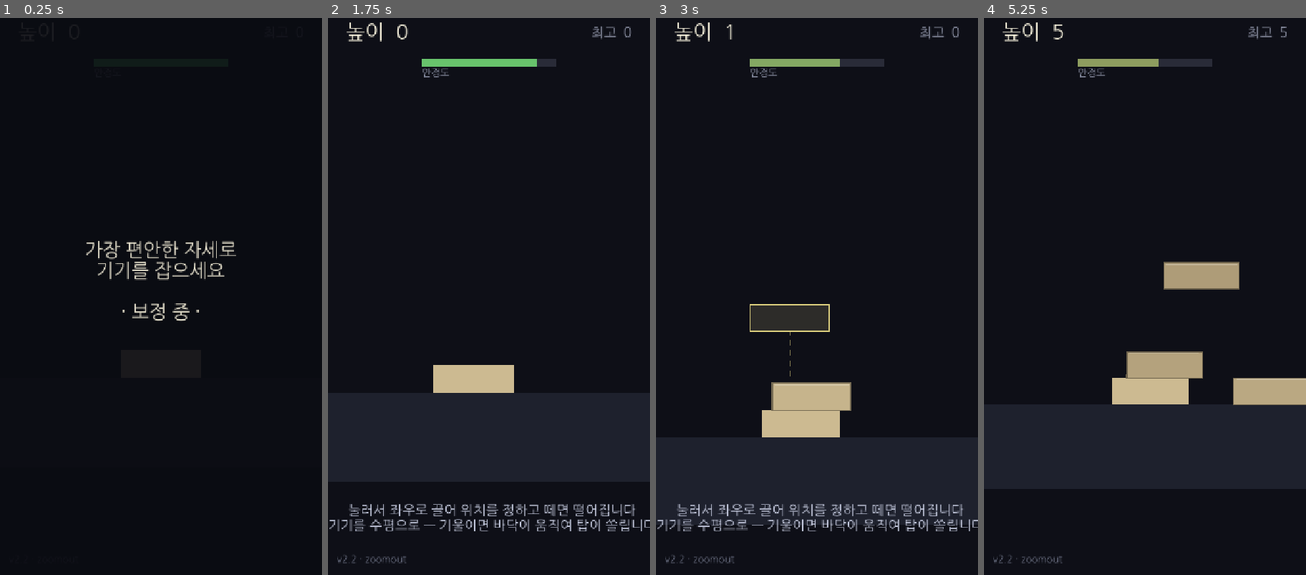
Above: before the commit, frames 1-4 (left to right).
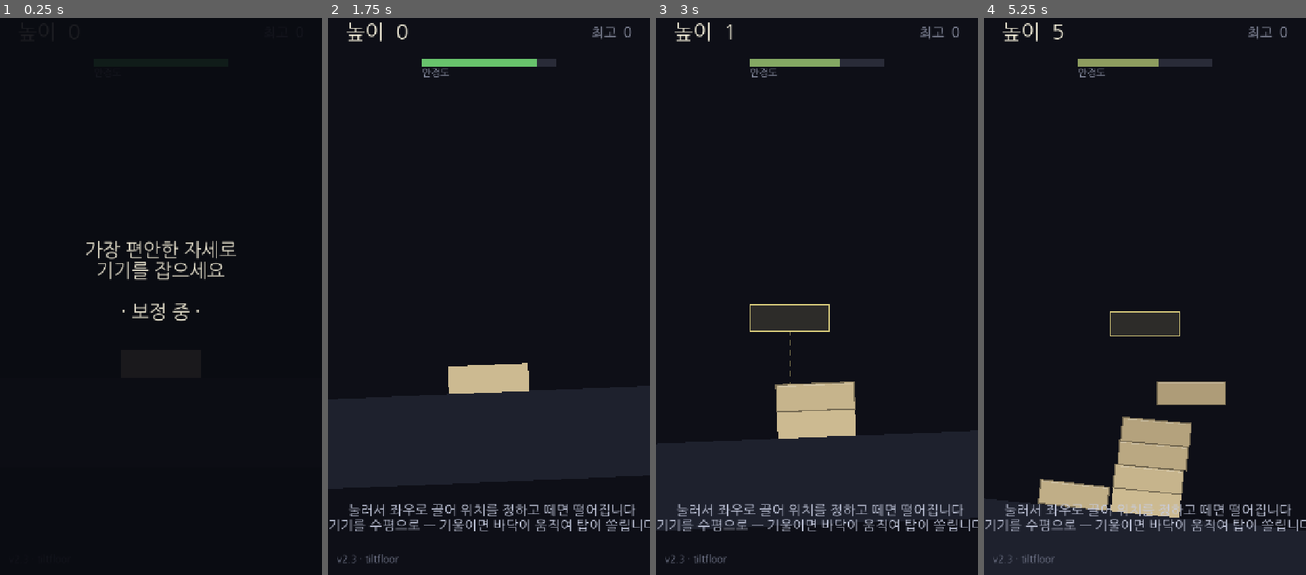
Above: after the commit, the same moments.

Repository: jungrok5/babel-tower
Game: Godot game, scene res://scenes/Main.tscn
Same seed, same stepped clock (60 frames per second), same inputs: the game is played once before the commit and once after it.
Inputs (mouse positions are in pixels of both pictures, inside the frame that each line leads up to):
- Up to frame 1 (0.25 s): no input
- Up to frame 2 (1.75 s): tap Enter at 0.5 s; move the mouse to (559, 257) at 0.52 s; click (559, 257) at 0.67 s; tap Space at 0.77, 1.25 s; drag from (424, 318) to (472, 402) at 1.27 s
- Up to frame 3 (3 s): move the mouse to (849, 162) at 2.02 s; click (849, 162) at 2.17 s; drag from (800, 402) to (720, 201) at 2.77 s
- Up to frame 4 (5.25 s): move the mouse to (1241, 374) at 3.52 s; click (1241, 374) at 3.67 s; tap Space at 3.77 s; drag from (1048, 201) to (1096, 146) at 4.27 s; move the mouse to (1161, 290) at 5.02 s; click (1161, 290) at 5.17 s

The runs differ from the first frame. In frame 2, 0.6% of the frame differs, in the area x 7-63%, y 61-98%; in frame 3, 0.9%; in frame 4, 12%, in the area x 0-100%, y 1-98%.

Commit message:
feat(v2.3): tilt-the-floor physics + fix floating blocks
사용자 통찰 반영: 나무 사각 블록은 미끄러지는 게 아니라, 자이로로 바닥(판자)이
경사지면 그 경사 때문에 위 블록이 넘어져야 한다. 바닥을 평행이동에서 '회전(경사)'로
변경 — AnimatableBody2D를 토대 중심 피벗에서 기울인다. 마찰 1.0(안 미끄러짐).

붕 뜸(블록 간 틈) 수정: 잔떨림 줄이려 올렸던 sleep 임계값이 블록을 완전 안착 전에
재워 틈을 남겼다 → 기본값으로 되돌림.

테스트: 수평 떨림/붕뜸(gap) + 여러 각도에서 넘어지는 시점 측정.

Co-Authored-By: Claude Opus 4.8 <noreply@anthropic.com>
Claude-Session: https://claude.ai/code/session_01Jx8xk1vyhwdsC6SaQay3dQ

Diff:
--- a/project.godot
+++ b/project.godot
@@ -34,9 +34,6 @@
 common/physics_ticks_per_second=120
 2d/default_gravity=1100.0
 2d/solver/solver_iterations=24
-2d/sleep_threshold_linear=14.0
-2d/sleep_threshold_angular=20.0
-2d/time_before_sleep=0.3
 
 [rendering]
 
--- a/scripts/main.gd
+++ b/scripts/main.gd
@@ -7,7 +7,7 @@
 enum State { CALIB, READY, OVER }
 
 ## 화면에 표시되는 빌드 버전 — 캐시된 옛 빌드인지 확인용. 변경 시마다 올린다.
-const GAME_VERSION := "v2.2 · zoomout"
+const GAME_VERSION := "v2.3 · tiltfloor"
 
 const BASE_X := 360.0
 const GROUND_TOP_Y := 1050.0
@@ -15,9 +15,10 @@
 const DROP_HEIGHT := 150.0          # 다음 벽돌이 떨어지기 시작하는 높이(짧게 = 연사 쌓기 쾌감)
 const TIP_ANGLE := 0.75             # 이 각도 이상 기울면 붕괴 (라디안)
 const COLLAPSE_FALL := 170.0        # 바닥 아래로 이만큼 떨어지면 붕괴
-const FLOOR_RANGE := 320.0          # 최대 기울임에서 바닥이 중심에서 좌우로 이동하는 거리(px)
-const FOUNDATION_TOP := GROUND_TOP_Y - BLOCK_SIZE.y   # 토대 윗면 Y
-const TILT_DEADZONE := 0.08         # 이보다 작은 기울기는 무시(미세 손떨림 → 떨림 방지)
+const MAX_TILT_ANGLE := 0.32        # 최대 기울임에서 바닥(판자)이 기우는 각도(라디안 ~18°)
+const FOUNDATION_TOP := GROUND_TOP_Y - BLOCK_SIZE.y   # 토대 윗면 Y (수평일 때)
+const TILT_DEADZONE := 0.06         # 이보다 작은 기울기는 무시(미세 손떨림 → 떨림 방지)
+const FLOOR_PIVOT := Vector2(BASE_X, GROUND_TOP_Y)    # 바닥 회전 피벗(토대 중심 바닥)
 
 var state: int = State.CALIB
 var score: int = 0
@@ -55,35 +56,35 @@
 # ---------------------------------------------------------------- 월드 구성
 
 func _build_world() -> void:
-	# 센서에 따라 좌우로 움직이는 물리 바닥(AnimatableBody2D). 중력은 항상 아래로 고정.
-	# 위 블록들은 이 바닥과의 마찰/관성으로만 반응한다(= 쟁반을 좌우로 미는 것).
+	# 센서에 따라 '기우는(경사)' 물리 바닥(판자). 중력은 항상 아래로 고정.
+	# 바닥이 기울면 그 위 블록들이 경사 때문에 넘어진다(= 판자를 기울이는 것).
+	# 피벗(원점)을 토대 중심 바닥에 두고, 자식들은 그 기준 상대 좌표로 배치한다.
 	floor_body = AnimatableBody2D.new()
 	floor_body.sync_to_physics = true
+	floor_body.position = FLOOR_PIVOT
 	var fmat := PhysicsMaterial.new()
-	fmat.friction = 0.9
+	fmat.friction = 1.0
 	fmat.bounce = 0.0
 	floor_body.physics_material_override = fmat
 
-	# 바닥판(콜리전 + 비주얼)
+	# 바닥판 (피벗 아래) — 넓게
 	var gcs := CollisionShape2D.new()
 	var gshape := RectangleShape2D.new()
-	gshape.size = Vector2(3200.0, 200.0)
+	gshape.size = Vector2(4200.0, 200.0)
 	gcs.shape = gshape
-	gcs.position = Vector2(BASE_X, GROUND_TOP_Y + 100.0)
+	gcs.position = Vector2(0, 100.0)
 	floor_body.add_child(gcs)
-	floor_body.add_child(_make_rect_poly(
-		Vector2(BASE_X, GROUND_TOP_Y + 100.0), Vector2(3200.0, 200.0),
+	floor_body.add_child(_make_rect_poly(Vector2(0, 100.0), Vector2(4200.0, 200.0),
 		Color(0.12, 0.13, 0.18)))
 
-	# 초석(토대) — 바닥의 일부로 함께 움직인다
+	# 초석(토대) — 피벗 바로 위, 바닥과 함께 기운다
 	var fcs := CollisionShape2D.new()
 	var fshape := RectangleShape2D.new()
 	fshape.size = BLOCK_SIZE
 	fcs.shape = fshape
-	fcs.position = Vector2(BASE_X, GROUND_TOP_Y - BLOCK_SIZE.y * 0.5)
+	fcs.position = Vector2(0, -BLOCK_SIZE.y * 0.5)
 	floor_body.add_child(fcs)
-	floor_body.add_child(_make_rect_poly(
-		Vector2(BASE_X, GROUND_TOP_Y - BLOCK_SIZE.y * 0.5), BLOCK_SIZE, _brick_color(0)))
+	floor_body.add_child(_make_rect_poly(Vector2(0, -BLOCK_SIZE.y * 0.5), BLOCK_SIZE, _brick_color(0)))
 
 	add_child(floor_body)
 
@@ -195,7 +196,8 @@
 	cam.zoom = Vector2.ONE
 	cam.position = Vector2(BASE_X, GROUND_TOP_Y - 200.0)
 	if is_instance_valid(floor_body):
-		floor_body.position = Vector2.ZERO   # 바닥을 중앙으로 (토대는 바닥의 일부라 유지됨)
+		floor_body.rotation = 0.0            # 바닥을 수평으로 (토대는 바닥의 일부라 유지됨)
+		floor_body.position = FLOOR_PIVOT
 
 	over_panel.visible = false
 	state = State.READY
@@ -237,12 +239,12 @@
 # ---------------------------------------------------------------- 물리
 
 func _physics_process(_delta: float) -> void:
-	# 센서 기울기만큼 바닥을 중심 기준 좌우로 이동시킨다. 중력은 항상 아래로 고정이므로
-	# 바닥이 멈추면 블록은 그대로 잠들어(sleep) 떨림이 없다. 바닥이 움직이면 마찰/관성으로
-	# 위 블록들이 끌려가고, 급격히 움직이면 꼭대기부터 무너진다.
-	var target_x := _tilt_amount() * FLOOR_RANGE
+	# 센서 기울기만큼 바닥(판자)을 기울인다(경사). 중력은 항상 아래로 고정이므로
+	# 바닥이 수평이면 블록은 그대로 잠들어(sleep) 떨림이 없다. 바닥이 기울면 경사 때문에
+	# 위 블록들이(마찰로 붙어 있다가) 넘어진다 — 미끄러지는 게 아니라 기울어 넘어진다.
+	var target_angle := _tilt_amount() * MAX_TILT_ANGLE
 	if is_instance_valid(floor_body):
-		floor_body.position.x = lerpf(floor_body.position.x, target_x, 0.18)
+		floor_body.rotation = lerpf(floor_body.rotation, target_angle, 0.15)
 
 	if state == State.CALIB or state == State.OVER:
 		return
--- a/test/stack_test.gd
+++ b/test/stack_test.gd
@@ -1,6 +1,7 @@
 extends Node
-## 헤드리스 물리 진단 — 실제 Main/Block/중력을 그대로 사용.
-## 안착을 충분히 기다린 뒤(steady-state) 수평 유지 중 떨림과 sleep 상태를 측정한다.
+## 헤드리스 물리 진단 — 실제 Main/Block/기우는 바닥을 그대로 사용.
+##   1) 수평에서 떨림(x,y)과 '붕 뜸'(블록 간 틈) 측정
+##   2) 바닥을 기울였을 때(경사) 위 블록이 넘어지는가
 ## State: CALIB=0, READY=1, OVER=2
 
 var main: Node
@@ -14,15 +15,21 @@
 		await get_tree().physics_frame
 		t += 1
 
-	await _build_to(5)
-	await _steps(300)                 # 완전 안착 대기
-	var r1 := await _measure(90)
-	print("[TEST] SMALL(5):  jitter x=%.3f y=%.3f px  sleeping=%d/%d" % [r1.jx, r1.jy, r1.s, main.blocks.size()])
+	await _build_to(6)
+	await _steps(240)
+	var r := await _measure(90)
+	print("[TEST] LEVEL(6): jitter x=%.2f y=%.2f  maxgap=%.2f px  sleeping=%d/%d" % [
+		r.jx, r.jy, _gap(), r.s, main.blocks.size()])
 
-	await _build_to(25)
-	await _steps(300)
-	var r2 := await _measure(90)
-	print("[TEST] TALL(25):  jitter x=%.3f y=%.3f px  sleeping=%d/%d" % [r2.jx, r2.jy, r2.s, main.blocks.size()])
+	# 바닥을 여러 각도로 기울여 넘어지는 시점 확인
+	Motion.set_process(false)
+	for sway in [0.4, 0.7, 1.0]:
+		Motion._sway = float(sway)
+		await _steps(80)
+		print("[TEST] TILT sway=%.1f  floor_deg=%.1f  top_rot_deg=%.1f  state=%d" % [
+			sway, rad_to_deg(main.floor_body.rotation), rad_to_deg(_top_rot()), int(main.state)])
+		if int(main.state) == 2:
+			break
 
 	get_tree().quit()
 
@@ -33,8 +40,25 @@
 		await _steps(18)
 
 
+func _top_rot() -> float:
+	var top = main._top_block()
+	return top.rotation if top != null else 0.0
+
+
+func _gap() -> float:
+	# 블록들을 세로로 정렬해 인접 간격이 블록 높이보다 얼마나 벌어졌는지(=붕 뜸)
+	var ys := []
+	for b in main.blocks:
+		if is_instance_valid(b):
+			ys.append(b.position.y)
+	ys.sort()
+	var g := 0.0
+	for i in range(ys.size() - 1):
+		g = maxf(g, absf(ys[i + 1] - ys[i]) - main.BLOCK_SIZE.y)
+	return g
+
+
 func _measure(n: int) -> Dictionary:
-	# x·y 둘 다 측정 (위아래 떨림도 잡기 위해)
 	var lo := {}
 	var hi := {}
 	for k in range(n):
